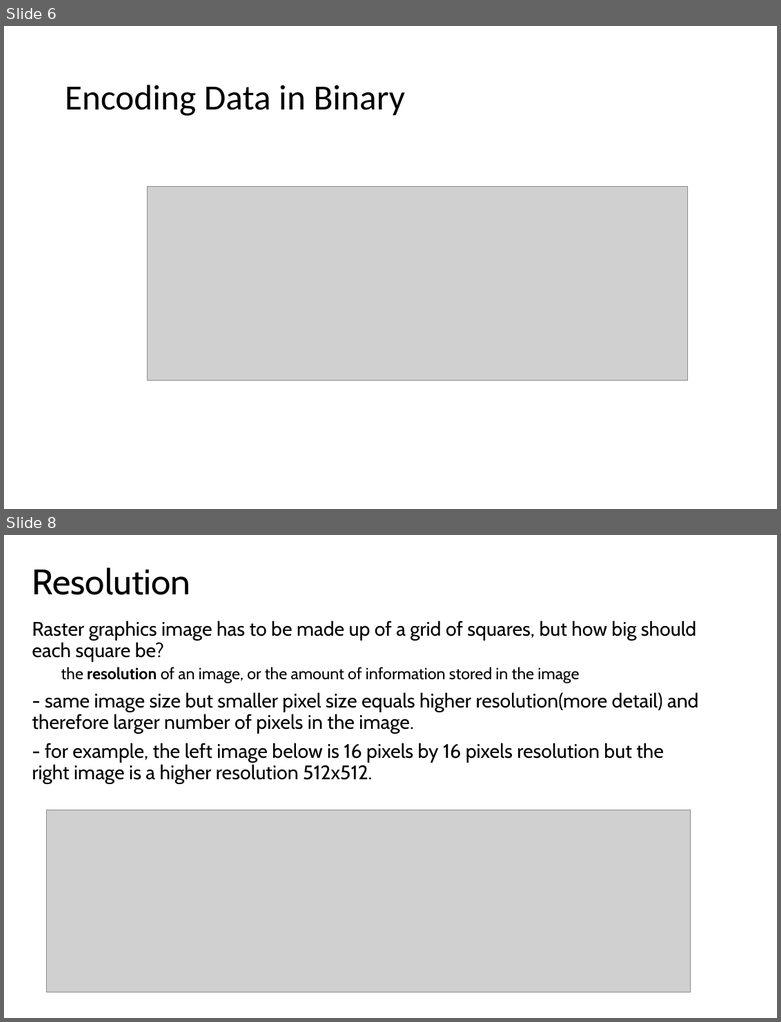
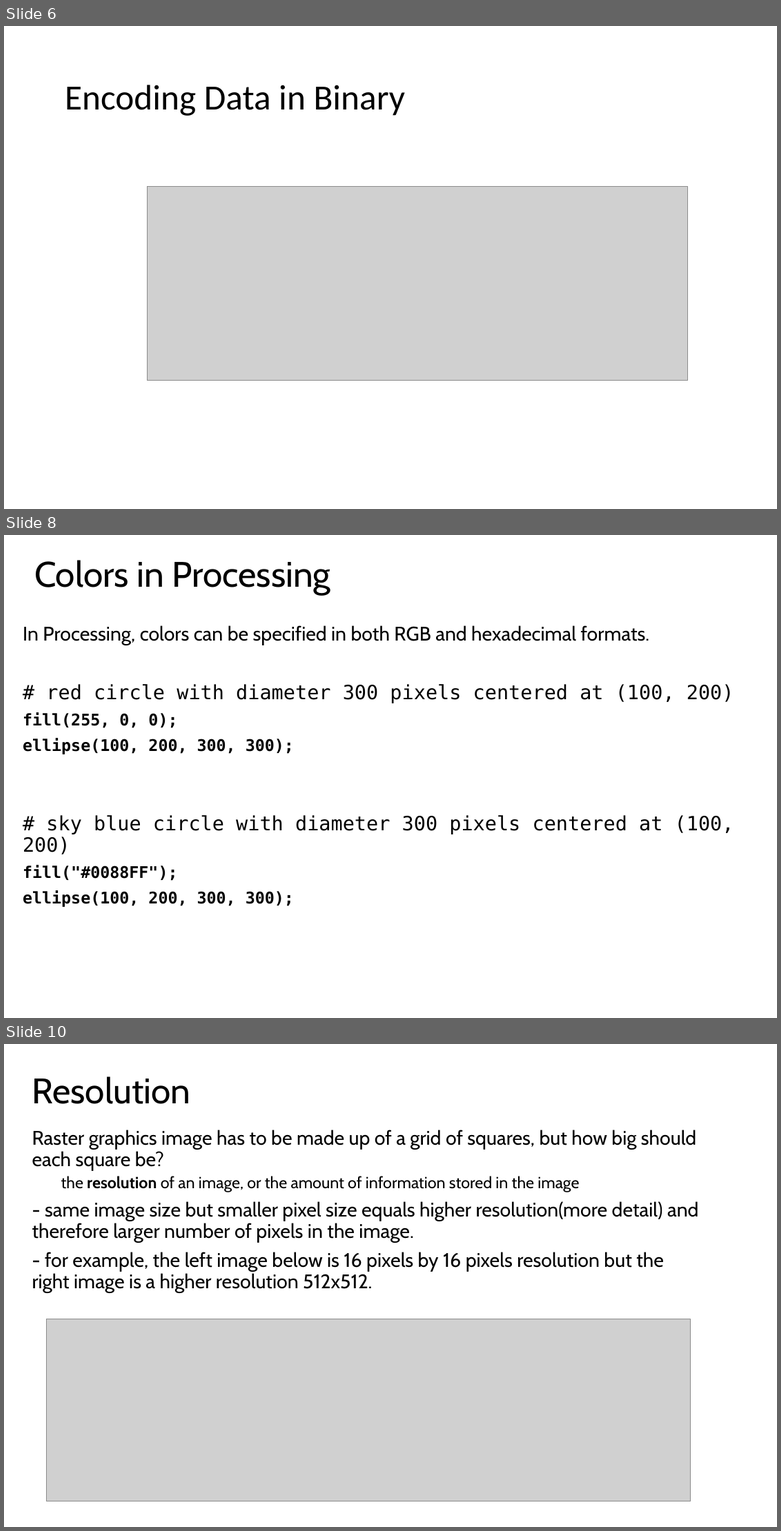
Before and after one commit to LongBaoNguyen/longbaonguyen.github.io, a slide deck: courses/apcsp/lect14.pptx. Shown one above the other, each under a label of ours: slides 6 and 8 before the commit, slides 6, 8 and 10 after it; the slides between them are not shown. The pictures are 781x1022 and 781x1531 pixels, drawn with LibreOffice and Linux fonts; fonts in the diff are those of the drawing; grey boxes stand for pictures. Boxes give left, top, right and bottom in pixels: in the first picture for what was removed or moved away, otherwise in the second. Text is boxed around its words. In the diff, an @@ line names an element or a change of style, - is before the commit and + after.

```diff
--- a/courses/apcsp/lect14.pptx
+++ b/courses/apcsp/lect14.pptx
@@ slide 8 added at [4,535,777,1018], background #FFFFFF @@
@@ title added at [34,560,331,594], 33 pt, text #000000 @@
+Colors in Processing
@@ text added at [23,625,734,907], 18.3 pt, text #000000 @@
+In Processing, colors can be specified in both RGB and hexadecimal formats.
+# red circle with diameter 300 pixels centered at (100, 200)
+fill(255, 0, 0);
+ellipse(100, 200, 300, 300);
+# sky blue circle with diameter 300 pixels centered at (100, 200)
+fill("#0088FF");
+ellipse(100, 200, 300, 300);
@@ what was slide 8 is now slide 10 @@
```
Also in this commit, not shown: 3 slides changed, 1 other slide added, 22 other files.
